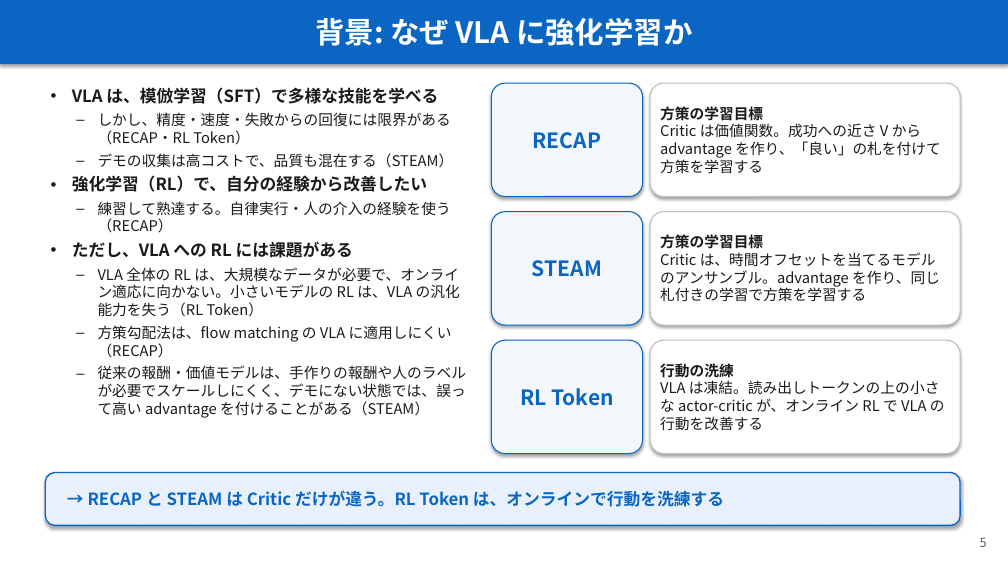
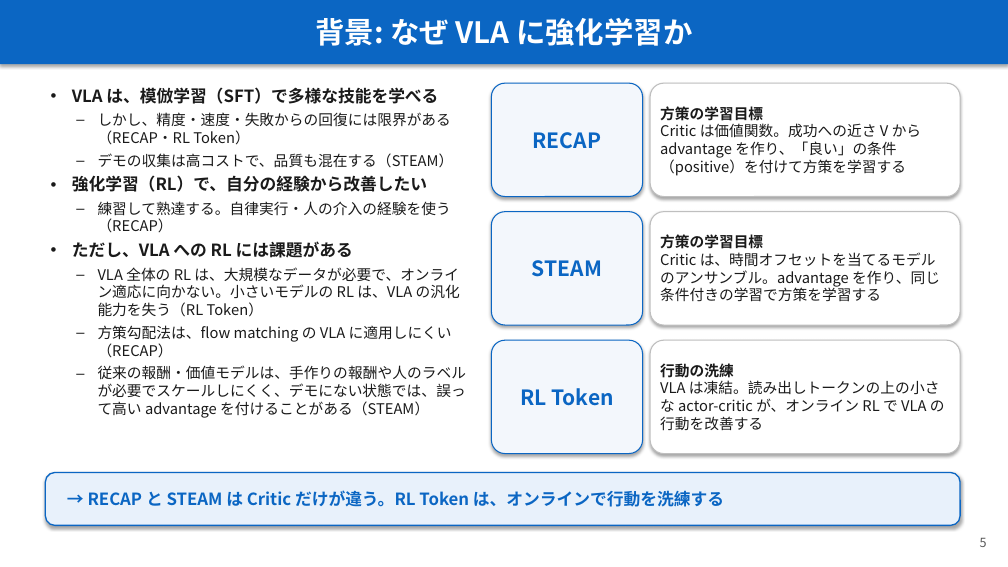
Before and after one commit to Junhand/libero_RL, a slide deck: slide 5 of docs/RECAP_STEAM_RLToken.pptx. Drawn at 1008x567 pixels with LibreOffice and Linux fonts; fonts in the diff are those of the drawing. Boxes give left, top, right and bottom in pixels: in the first picture for what was removed or moved away, otherwise in the second. Text is boxed around its words. In the diff, an @@ line names an element or a change of style, - is before the commit and + after.

```diff
--- a/docs/RECAP_STEAM_RLToken.pptx
+++ b/docs/RECAP_STEAM_RLToken.pptx
@@ text in rounded rectangle at <box>660,123,921,176</box>: text changed @@
-Critic は価値関数。成功への近さ V から advantage を作り、「良い」の札を付けて方策を学習する
+Critic は価値関数。成功への近さ V から advantage を作り、「良い」の条件（positive）を付けて方策を学習する
@@ text in rounded rectangle at <box>660,252,940,302</box>: text changed @@
-Critic は、時間オフセットを当てるモデルのアンサンブル。advantage を作り、同じ札付きの学習で方策を学習する
+Critic は、時間オフセットを当てるモデルのアンサンブル。advantage を作り、同じ条件付きの学習で方策を学習する
```
Also in this commit, not shown: 14 other slides changed, 1 other file.
